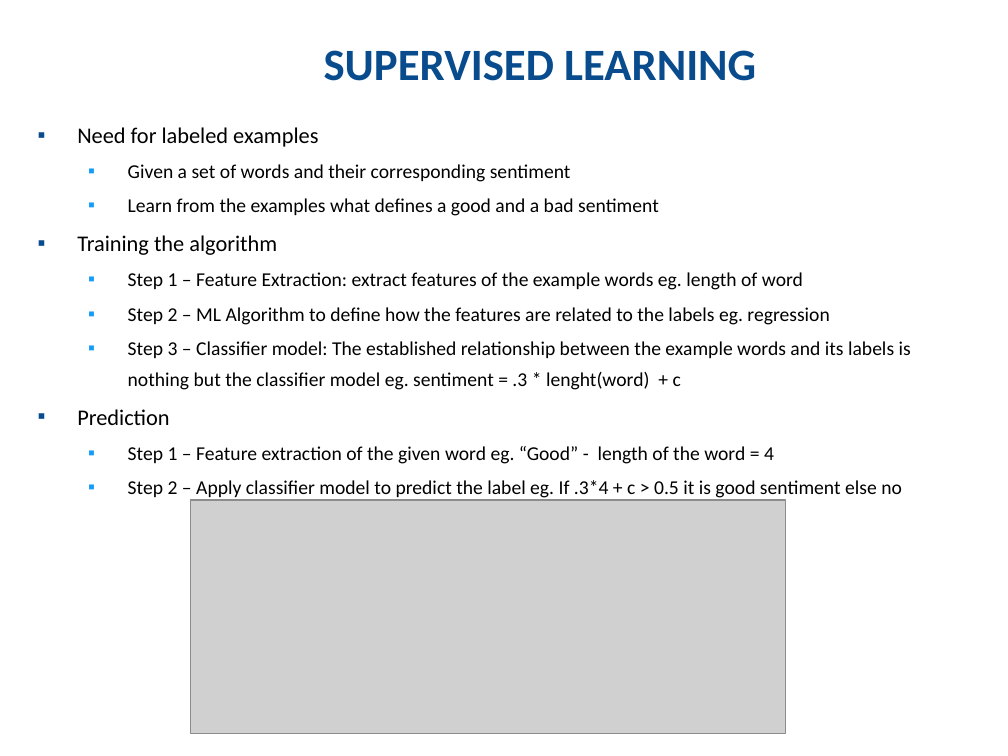
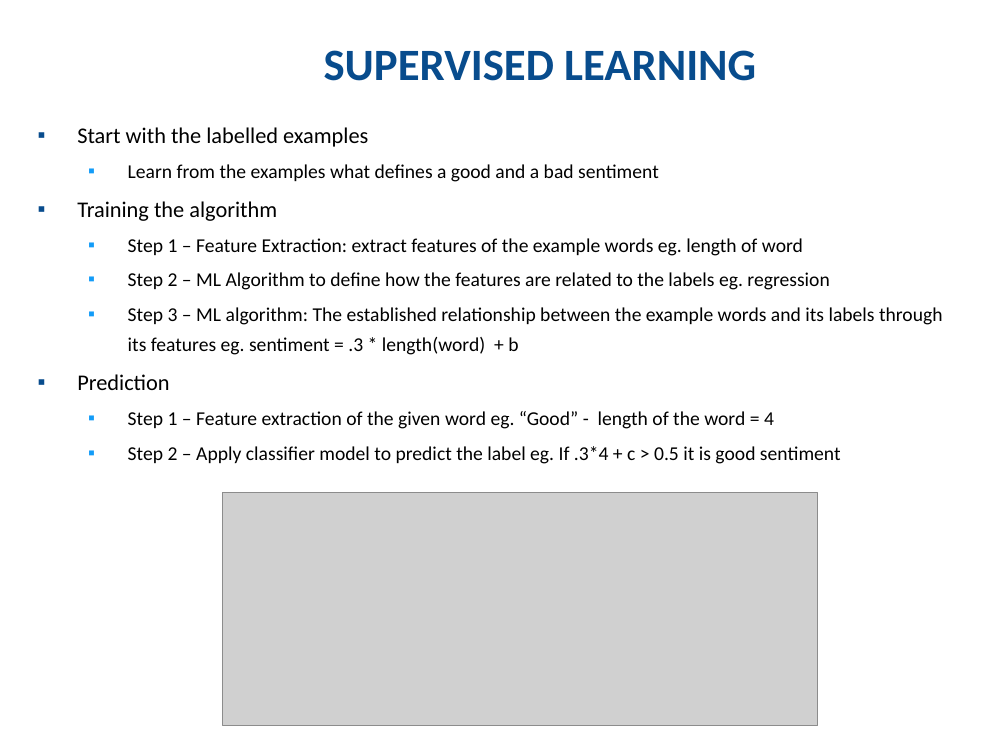
Before and after one commit to km-Poonacha/python4phd, a slide deck: slide 5 of Session 3/Python for docs - Session 3 V0.1.pptx. Drawn at 1008x756 pixels with LibreOffice and Linux fonts; fonts in the diff are those of the drawing; grey boxes stand for pictures; background and template pictures are left out. Boxes give left, top, right and bottom in pixels: in the first picture for what was removed or moved away, otherwise in the second. Text is boxed around its words. In the diff, an @@ line names an element or a change of style, - is before the commit and + after.

Commit message:
More changes ot slides

```diff
--- a/Session 3/Python for docs - Session 3 V0.1.pptx
+++ b/Session 3/Python for docs - Session 3 V0.1.pptx
@@ text at bbox=[77, 127, 368, 147]: text changed; size 14 to 16 pt @@
-▪ Need for labeled examples
-  ▪ Given a set of words and their corresponding sentiment
+▪ Start with the labelled examples
@@ text at bbox=[128, 307, 943, 355]: text changed @@
-  ▪ Step 3 – Classifier model: The established relationship between the example words and its labels is nothing but the classifier model eg. sentiment = .3 * lenght(word) + c
+  ▪ Step 3 – ML algorithm: The established relationship between the example words and its labels through its features eg. sentiment = .3 * length(word) + b
@@ text at bbox=[128, 446, 841, 464]: text changed @@
-  ▪ Step 2 – Apply classifier model to predict the label eg. If .3*4 + c > 0.5 it is good sentiment else no
+  ▪ Step 2 – Apply classifier model to predict the label eg. If .3*4 + c > 0.5 it is good sentiment
@@ picture: place and size @@
-picture at bbox=[191, 500, 785, 733]
+picture at bbox=[223, 493, 817, 726]
```
Also in this commit, not shown: 4 other slides changed, 1 slide added.
